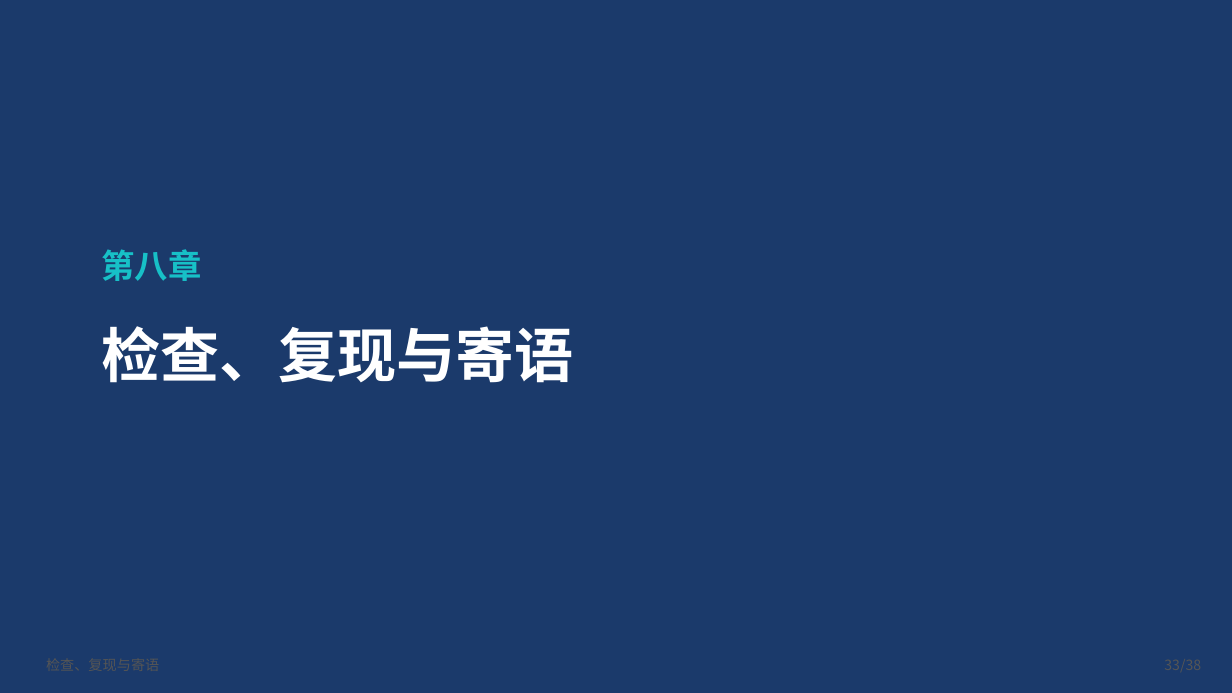
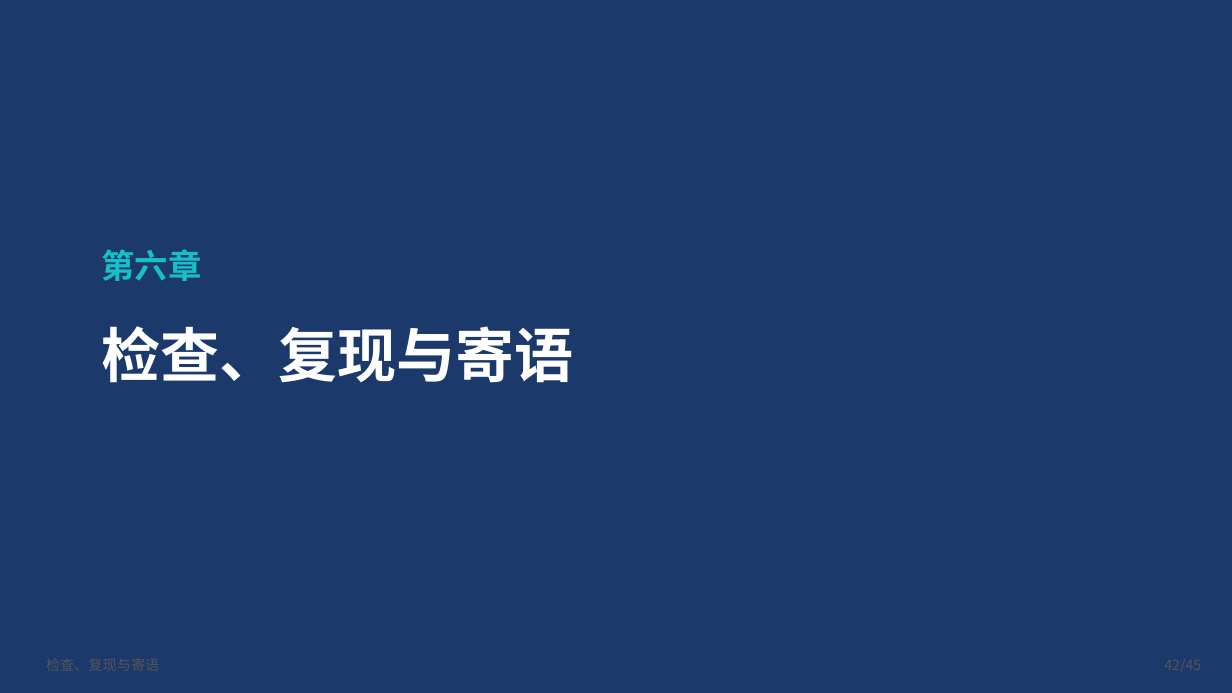
Before and after one commit to onehount/workbuddy-beginner-training, a slide deck: slide 42 of 02-slides/workbuddy-beginner-training.pptx (slide 33 before the commit). Drawn at 1232x693 pixels with LibreOffice and Linux fonts; fonts in the diff are those of the drawing. Boxes give left, top, right and bottom in pixels: in the first picture for what was removed or moved away, otherwise in the second. Text is boxed around its words. In the diff, an @@ line names an element or a change of style, - is before the commit and + after.

```diff
--- a/02-slides/workbuddy-beginner-training.pptx
+++ b/02-slides/workbuddy-beginner-training.pptx
@@ text at bbox=[101, 249, 201, 281]: text changed @@
-第八章
+第六章
```
Also in this commit, not shown: 16 other slides changed, 28 slides added, 21 slides removed, 6 other files.
